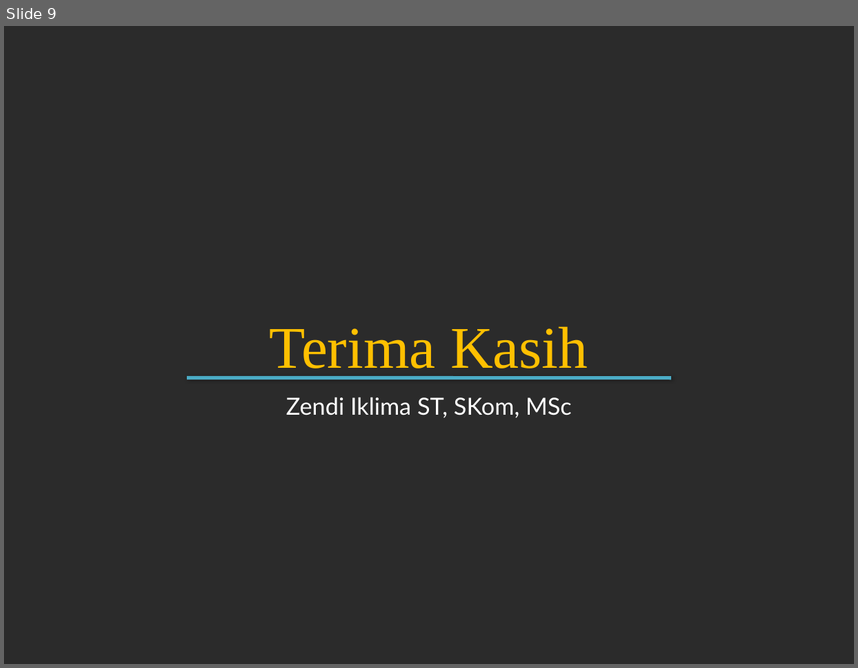
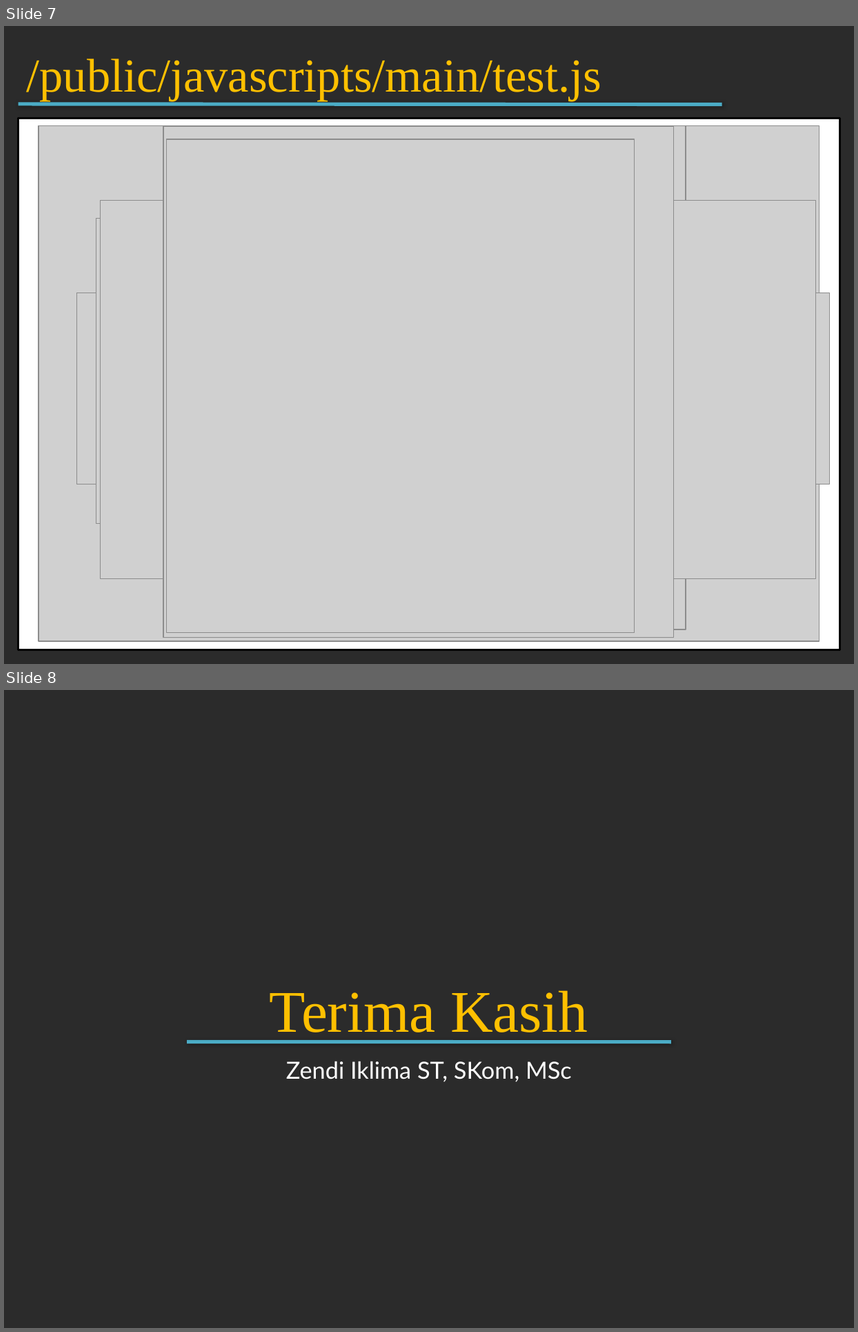
Before and after one commit to zendi014/PK2, a slide deck: PPT/M7 Front-End.pptx. Shown one above the other, each under a label of ours: slide 9 before the commit, slides 7 and 8 after it. The pictures are 858x668 and 858x1332 pixels, drawn with LibreOffice and Linux fonts; fonts in the diff are those of the drawing; grey boxes stand for pictures; background and template pictures are left out; a plain dark background stands for a picture behind light text. Boxes give left, top, right and bottom in pixels: in the first picture for what was removed or moved away, otherwise in the second. Text is boxed around its words. In the diff, an @@ line names an element or a change of style, - is before the commit and + after.

```diff
--- a/PPT/M7 Front-End.pptx
+++ b/PPT/M7 Front-End.pptx
@@ slide 7 added at box(4, 26, 854, 664), background picture (left out) @@
@@ text added at box(27, 58, 602, 101), 40 pt, text #FFC000 @@
+/public/javascripts/main/test.js
@@ line added from (18, 104) to (722, 104), #4BACC6 3 pt @@
@@ rectangle added at box(18, 118, 840, 649), fill #FFFFFF, outline #000000 2 pt @@
@@ picture added at box(39, 126, 820, 641) @@
@@ picture added at box(163, 126, 674, 637) @@
@@ picture added at box(172, 126, 686, 630) @@
@@ picture added at box(39, 141, 820, 635) @@
@@ picture added at box(166, 139, 635, 632) @@
@@ picture added at box(100, 201, 816, 579) @@
@@ picture added at box(96, 218, 780, 522) @@
@@ picture added at box(77, 292, 831, 483) @@
@@ what was slide 9 is now slide 8 @@
```
Also in this commit, not shown: 1 slide changed, 5 other slides added, 7 slides removed, 2 other files.
